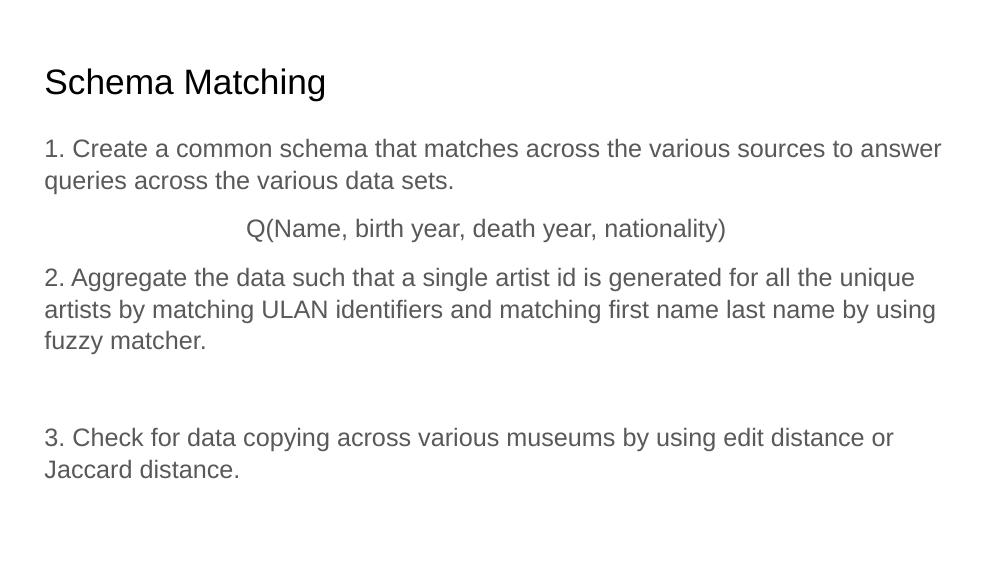
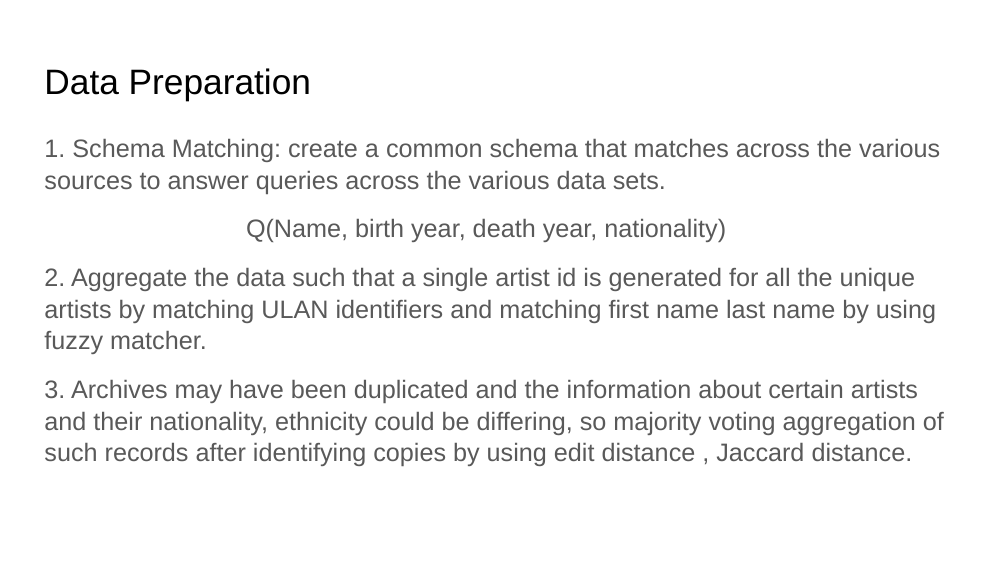
Before and after one commit to IITTeaching/cs520-f23-group-23, a slide deck: slide 6 of main-520-project/CS 520 Data Curation.pptx. Drawn at 1008x567 pixels with LibreOffice and Linux fonts; fonts in the diff are those of the drawing. Boxes give left, top, right and bottom in pixels: in the first picture for what was removed or moved away, otherwise in the second. Text is boxed around its words. In the diff, an @@ line names an element or a change of style, - is before the commit and + after.

```diff
--- a/main-520-project/CS 520 Data Curation.pptx
+++ b/main-520-project/CS 520 Data Curation.pptx
@@ title at <box>44,68,311,100</box>: text changed @@
-Schema Matching
+Data Preparation
@@ text at <box>44,138,940,194</box>: text changed @@
-1. Create a common schema that matches across the various sources to answer queries across the various data sets.
+1. Schema Matching: create a common schema that matches across the various sources to answer queries across the various data sets.
@@ text at <box>44,379,944,466</box>: text changed @@
-3. Check for data copying across various museums by using edit distance or Jaccard distance.
+3. Archives may have been duplicated and the information about certain artists and their nationality, ethnicity could be differing, so majority voting aggregation of such records after identifying copies by using edit distance , Jaccard distance.
```
Also in this commit, not shown: 6 other slides changed, 1 slide added.
